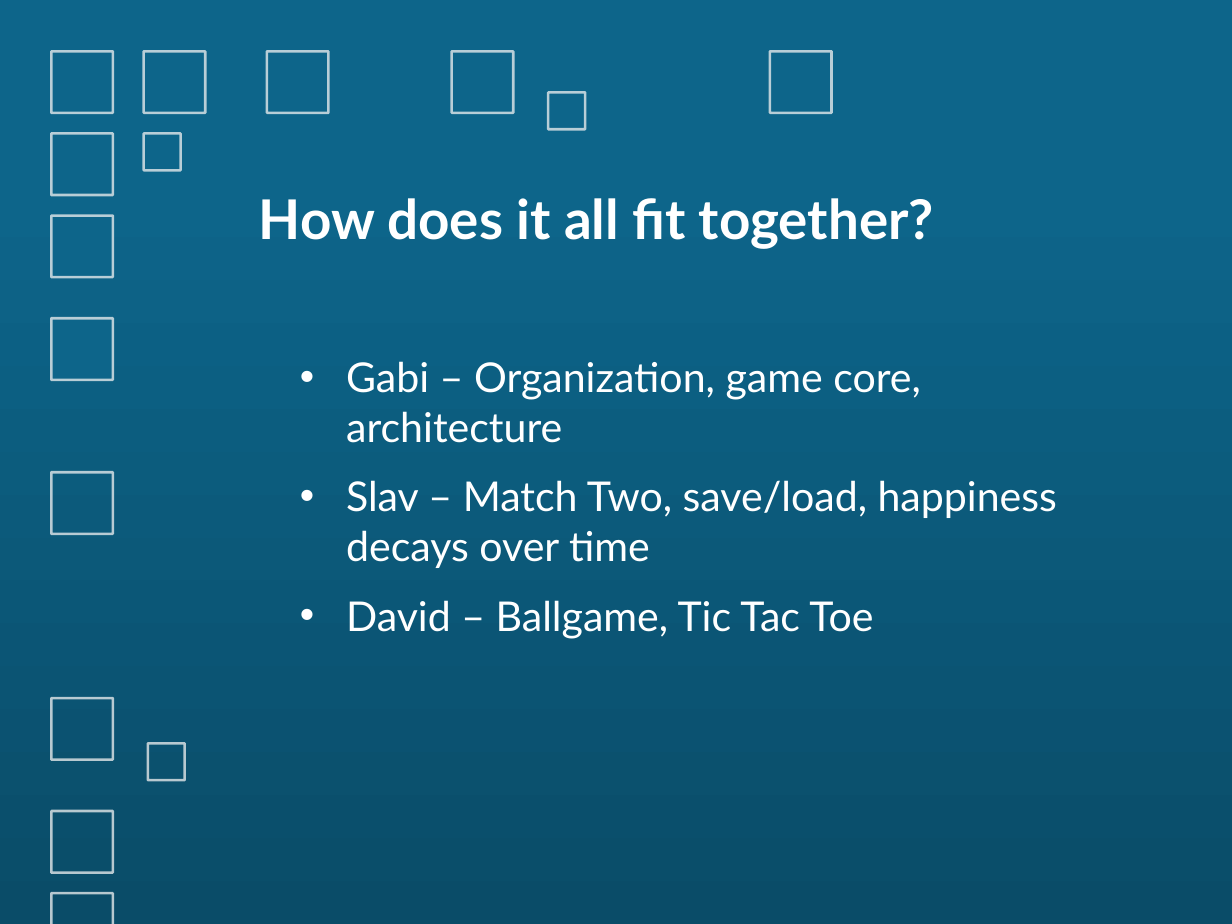
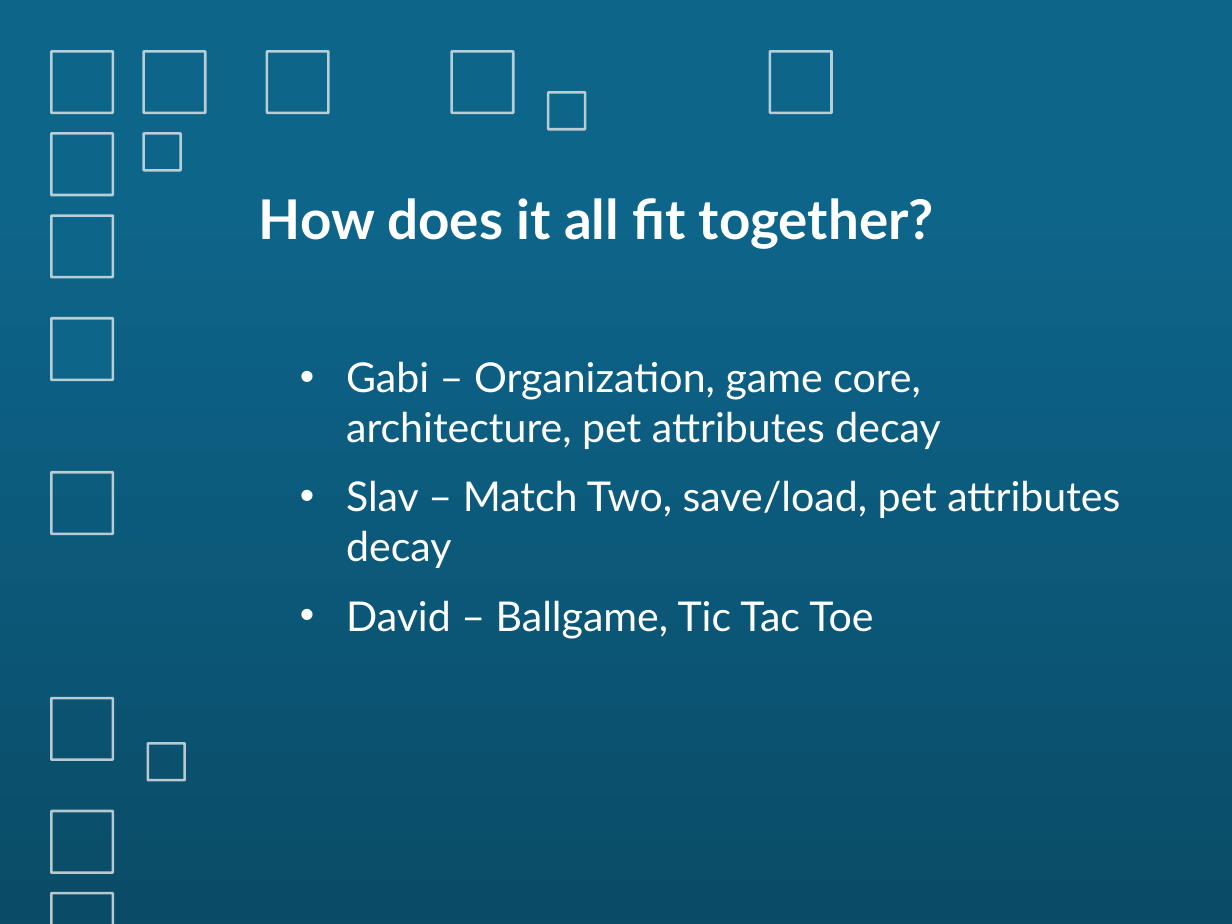
Before and after one commit to Gab42/Tamagotchi, a slide deck: slide 5 of Tamagotchi Buddy.pptx. Drawn at 1232x924 pixels with LibreOffice and Linux fonts; fonts in the diff are those of the drawing. Boxes give left, top, right and bottom in pixels: in the first picture for what was removed or moved away, otherwise in the second. Text is boxed around its words. In the diff, an @@ line names an element or a change of style, - is before the commit and + after.

Commit message:
Stats decay when game is offline.

```diff
--- a/Tamagotchi Buddy.pptx
+++ b/Tamagotchi Buddy.pptx
@@ text at box(346, 361, 1120, 568): text changed @@
-• Gabi – Organization, game core, architecture
-• Slav – Match Two, save/load, happiness decays over time
+• Gabi – Organization, game core, architecture, pet attributes decay
+• Slav – Match Two, save/load, pet attributes decay
```
Also in this commit, not shown: 3 other files.
